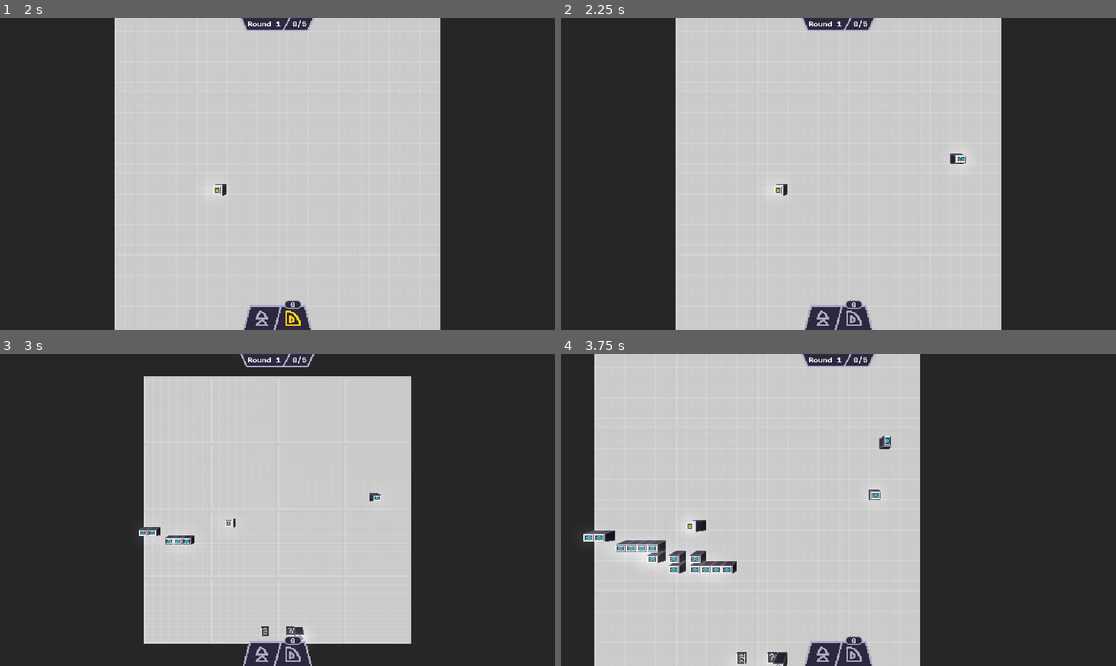
Above: before the commit, frames 1-4 (two rows, left to right).
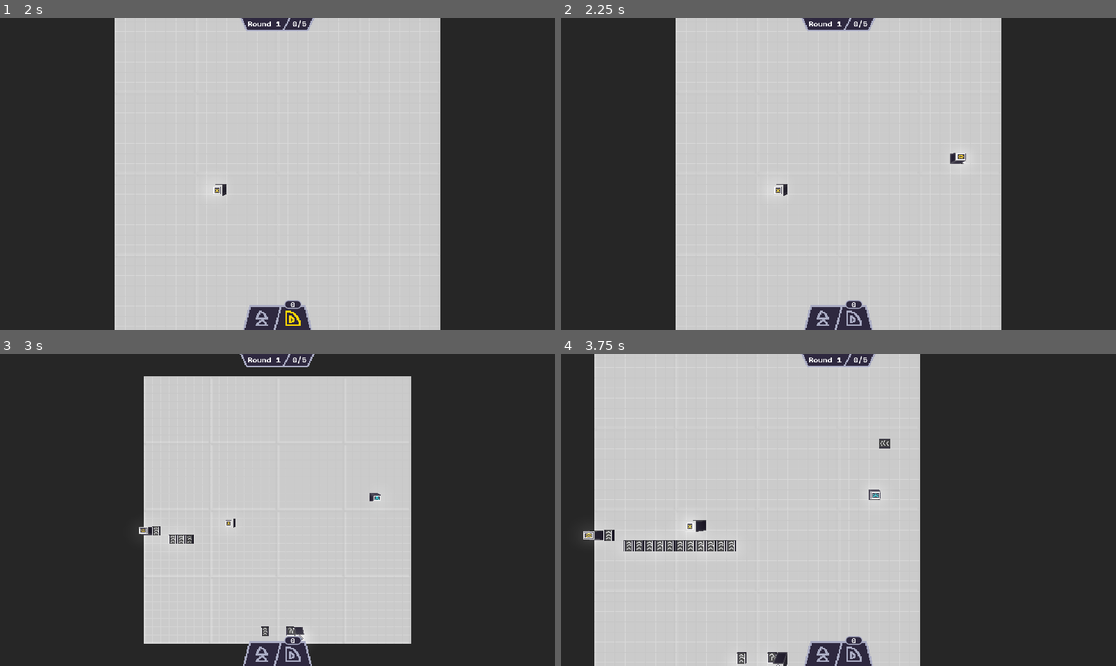
Above: after the commit, the same moments.

Repository: apia46/ThingDeliverer
Game: Godot game, scene res://scenes/game.tscn
Same seed, same stepped clock (60 frames per second), same inputs: the game is played once before the commit and once after it.
Inputs (mouse positions are in pixels of both pictures, inside the frame that each line leads up to):
- Up to frame 1 (2 s): click (260, 317) at 0.5 s; click "0" at 1.25 s
- Up to frame 2 (2.25 s): tap Enter at 2 s; move the mouse to (960, 158) at 2.02 s; hold D from 2.03 s (still down); hold Shift from 2.03 s (still down); click (960, 158) at 2.17 s
- Up to frame 3 (3 s): tap Space at 2.27, 2.75 s; release D at 2.75 s; release Shift at 2.75 s; drag from (166, 525) to (249, 572) at 2.77 s
- Up to frame 4 (3.75 s): move the mouse to (894, 441) at 3.52 s; hold D from 3.53 s (still down); tap Q at 3.6 s

Frame 1 is identical in both runs. In frame 2, less than 0.1% of the frame differs, in the area x 70-73%, y 43-47%; in frame 3, 0.2%; in frame 4, 1.6%, in the area x 4-60%, y 26-71%.

Commit message:
fixed undergrounds

Diff:
--- a/scripts/entities/undergroundInput.gd
+++ b/scripts/entities/undergroundInput.gd
@@ -12,6 +12,7 @@
 	super()
 
 func checkPrevious() -> void:
+	if game.isDebug: scene.newDebugVisual(position, Color(0, 1, 0.4))
 	var previousNode = getNodeInputFromRelative(pathNode, Vector2i(0,1))
 	if previousNode:
 		pathNode.previousNode = previousNode
--- a/scripts/entities/undergroundOutput.gd
+++ b/scripts/entities/undergroundOutput.gd
@@ -5,6 +5,7 @@
 
 func ready() -> void:
 	super()
+	checkPrevious()
 	updateNext()
 
 func loadVisuals() -> void:
@@ -16,6 +17,7 @@
 	super()
 
 func checkPrevious() -> void:
+	if game.isDebug: scene.newDebugVisual(position, Color(0, 1, 0.4))
 	if !pathNode.previousNode:
 		return delete()
 	if pathNode.previousNode.path:
--- a/scripts/game.gd
+++ b/scripts/game.gd
@@ -18,7 +18,7 @@
 
 var objectToPlace:Object = Belt
 var undergroundInputStoredNode:PathNode
-var undergroundsAvailable = 0:
+var undergroundsAvailable = 1:
 	set(value):
 		undergroundsAvailable = value
 		ui.updateUndergroundsCount()
--- a/scripts/pathNode.gd
+++ b/scripts/pathNode.gd
@@ -36,9 +36,7 @@
 	if !path: return
 	if path.completed: path.uncomplete()
 	path = null
-	if previousNode:
-		previousNode.nextNode = null
-		previousNode.entity.checkNext()
+	if previousNode: previousNode.entity.checkNext()
 	entity.updateNext()
 	entity.loadVisuals()
 
